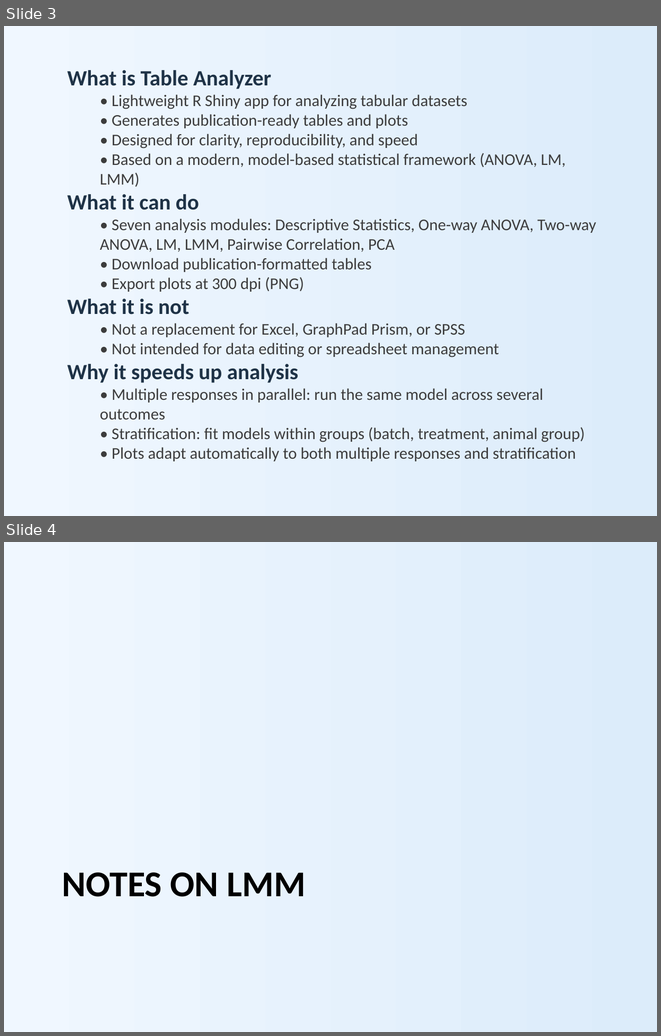
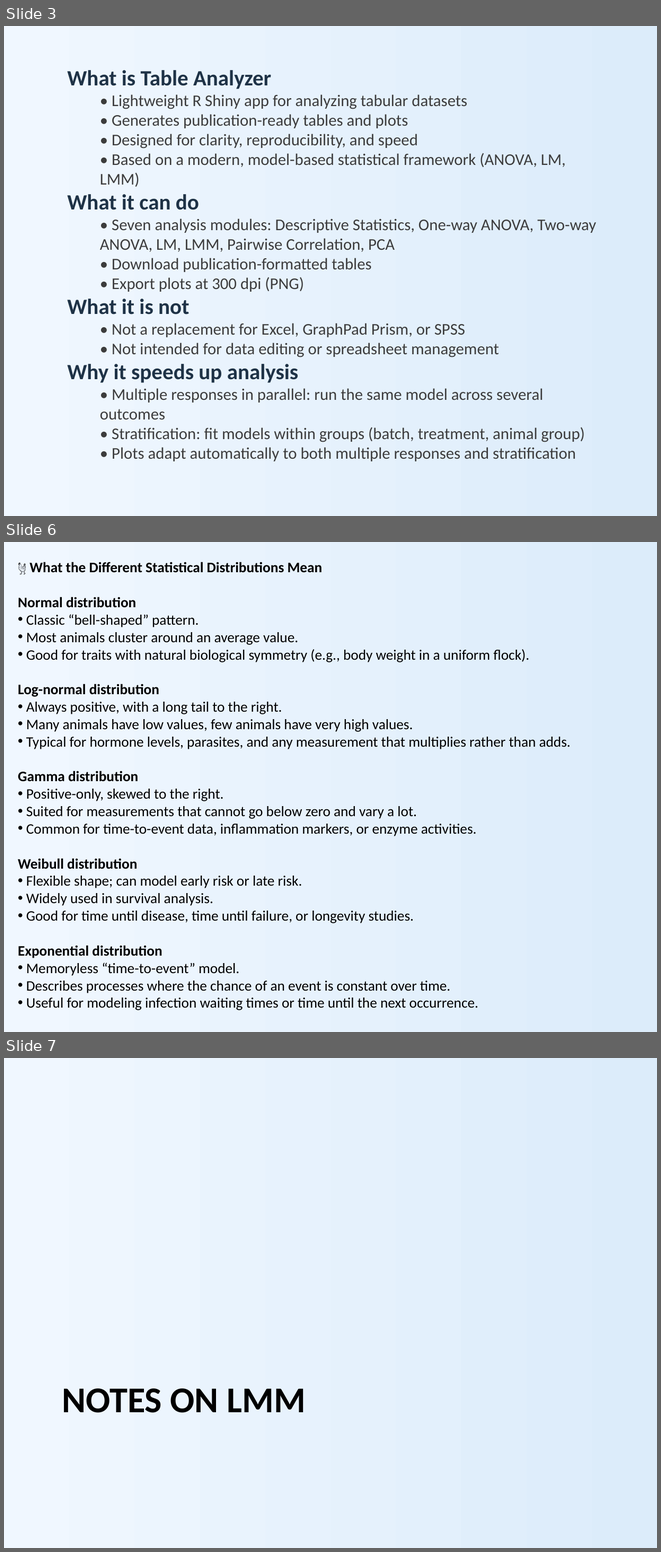
Before and after one commit to nicola-palmieri/TableAnalyzer, a slide deck: presentations/Table_Analyzer_Overview.pptx. Shown one above the other, each under a label of ours: slides 3 and 4 before the commit, slides 3, 6 and 7 after it; the slides between them are not shown. The pictures are 661x1036 and 661x1552 pixels, drawn with LibreOffice and Linux fonts; fonts in the diff are those of the drawing. Boxes give left, top, right and bottom in pixels: in the first picture for what was removed or moved away, otherwise in the second. Text is boxed around its words. In the diff, an @@ line names an element or a change of style, - is before the commit and + after.

```diff
--- a/presentations/Table_Analyzer_Overview.pptx
+++ b/presentations/Table_Analyzer_Overview.pptx
@@ slide 6 added at bbox=[4, 542, 657, 1032], background gradient #F0F7FF to #DCECFA @@
@@ text added at bbox=[18, 562, 571, 1010], 16 pt, text #000000 @@
+🐔 What the Different Statistical Distributions Mean
+Normal distribution
+• Classic “bell-shaped” pattern.
+• Most animals cluster around an average value.
+• Good for traits with natural biological symmetry (e.g., body weight in a uniform flock).
+Log-normal distribution
+• Always positive, with a long tail to the right.
+• Many animals have low values, few animals have very high values.
+• Typical for hormone levels, parasites, and any measurement that multiplies rather than adds.
+Gamma distribution
+• Positive-only, skewed to the right.
+• Suited for measurements that cannot go below zero and vary a lot.
+• Common for time-to-event data, inflammation markers, or enzyme activities.
+Weibull distribution
+• Flexible shape; can model early risk or late risk.
+• Widely used in survival analysis.
+• Good for time until disease, time until failure, or longevity studies.
+Exponential distribution
+• Memoryless “time-to-event” model.
+• Describes processes where the chance of an event is constant over time.
+• Useful for modeling infection waiting times or time until the next occurrence.
@@ what was slide 4 is now slide 7 @@
```
Also in this commit, not shown: 2 slides changed, 3 other slides added, 6 other files.
